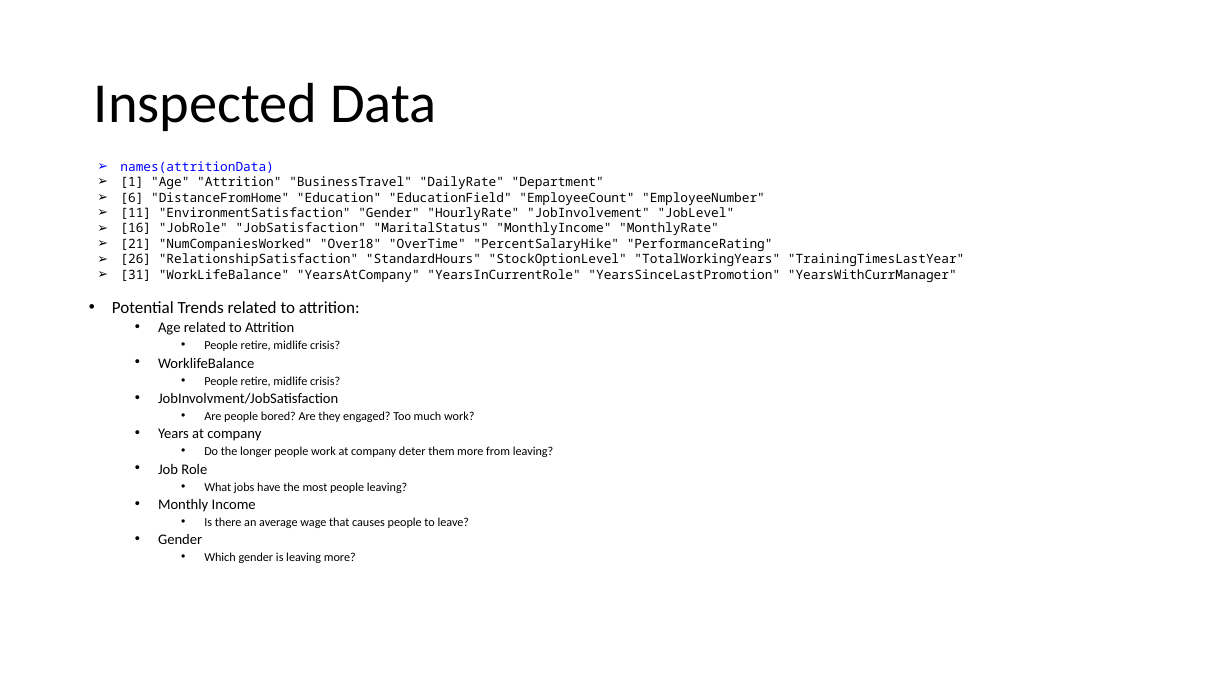
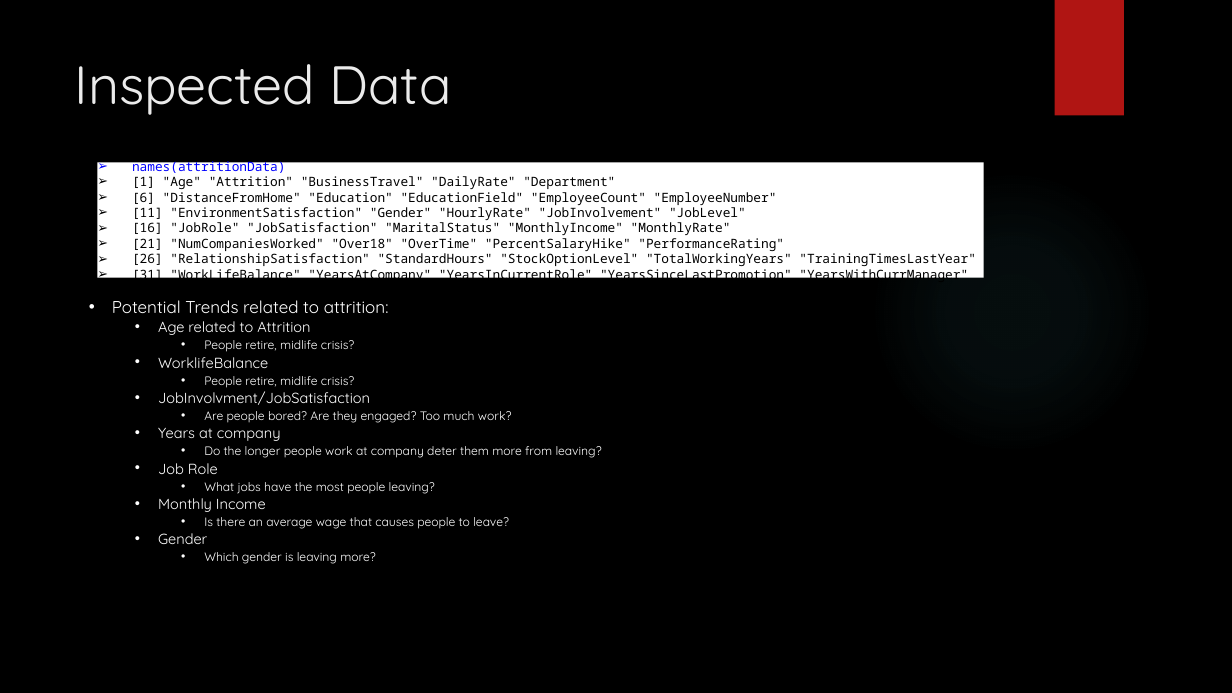
Before and after one commit to vazquezs123/DATA_SCIENCE_CS02, a slide deck: slide 9 of case_study_02_presentation.pptx (slide 8 before the commit). Drawn at 1232x693 pixels with LibreOffice and Linux fonts; fonts in the diff are those of the drawing; background and template pictures are left out. Boxes give left, top, right and bottom in pixels: in the first picture for what was removed or moved away, otherwise in the second. Text is boxed around its words. In the diff, an @@ line names an element or a change of style, - is before the commit and + after.

```diff
--- a/case_study_02_presentation.pptx
+++ b/case_study_02_presentation.pptx
@@ background #FFFFFF to picture (left out) @@
@@ rectangle added at (1055, 0, 1124, 116), fill #B01513 @@
@@ title "Inspected Data": place and size @@
-title "Inspected Data" at (94, 82, 437, 131)
+title "Inspected Data" at (75, 64, 452, 115)
@@ title "Inspected Data" at (75, 64, 452, 115): size 44 to 42 pt, font Calibri to Quicksand, text colour #000000 to #EBEBEB; line spacing 0.9 to 1; vertical alignment middle to top @@
@@ text "names(attritionData)": place and size @@
-text "names(attritionData)" at (120, 161, 964, 282)
+text "names(attritionData)" at (97, 158, 983, 283)
@@ text "names(attritionData)" at (97, 158, 983, 283): indent changed @@
@@ ellipse added at (870, 169, 1154, 454), fill gradient #50B9C1 @@
@@ text "Potential Trends related to attrition:" at (112, 300, 602, 564): font Calibri to Quicksand, text colour #000000 to #FFFFFF @@
```
Also in this commit, not shown: 11 other slides changed, 8 slides added, 7 slides removed, 2 other files.
